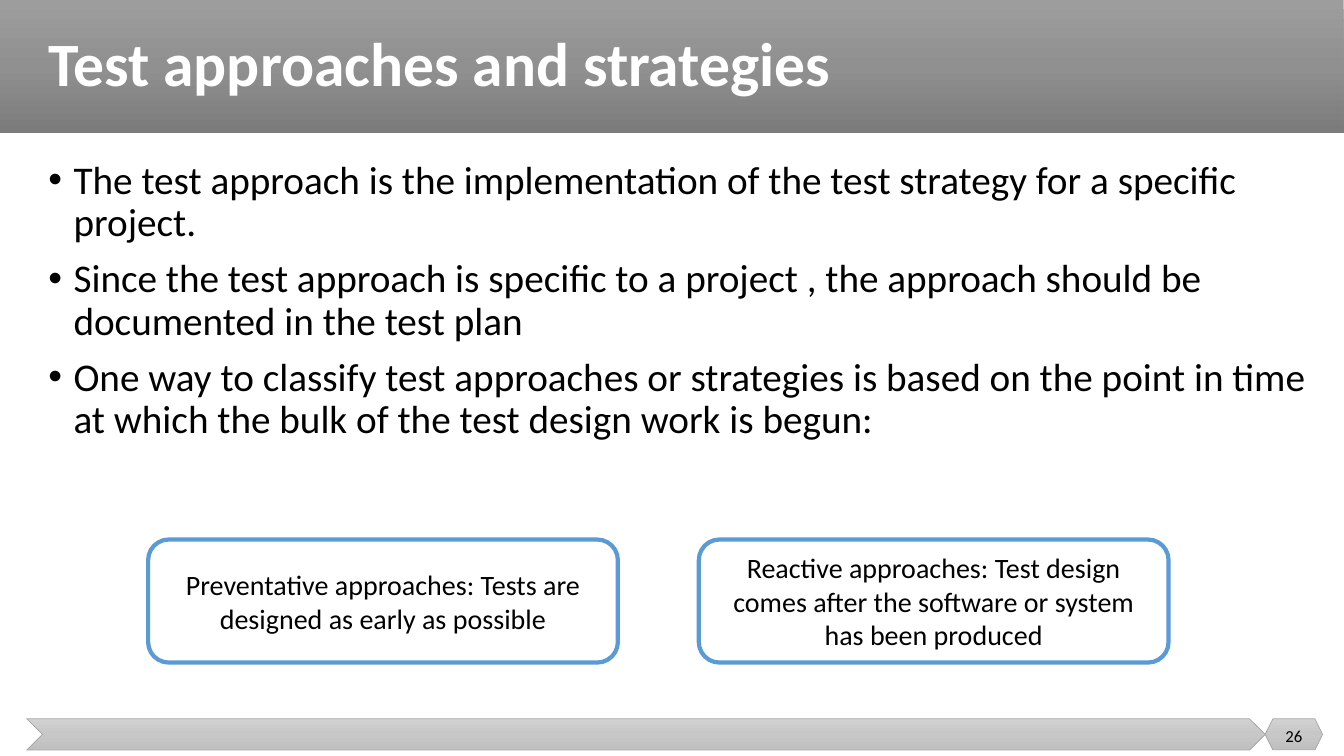
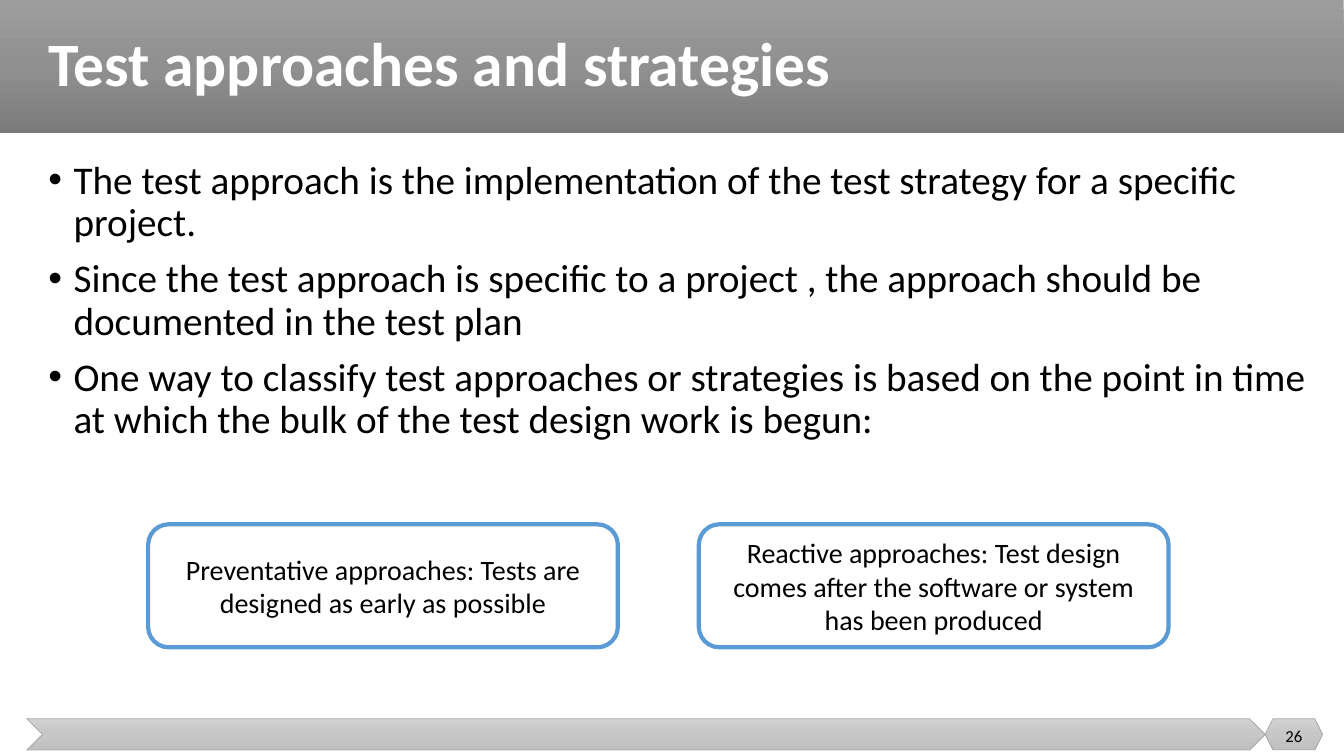
Before and after one commit to malenezi/malenezi, a slide deck: slide 26 of SE401/Lectures/5-Test Management/Test Management.pptx. Drawn at 1344x756 pixels with LibreOffice and Linux fonts; fonts in the diff are those of the drawing. Boxes give left, top, right and bottom in pixels: in the first picture for what was removed or moved away, otherwise in the second. Text is boxed around its words. In the diff, an @@ line names an element or a change of style, - is before the commit and + after.

```diff
--- a/SE401/Lectures/5-Test Management/Test Management.pptx
+++ b/SE401/Lectures/5-Test Management/Test Management.pptx
@@ rounded rectangle "Preventative approaches: Tests are designed ...": place and size @@
-rounded rectangle "Preventative approaches: Tests are designed ..." at <box>148,539,618,662</box>
+rounded rectangle "Preventative approaches: Tests are designed ..." at <box>148,524,618,647</box>
@@ rounded rectangle "Reactive approaches: Test design comes ...": place and size @@
-rounded rectangle "Reactive approaches: Test design comes ..." at <box>699,539,1169,662</box>
+rounded rectangle "Reactive approaches: Test design comes ..." at <box>699,524,1169,647</box>
```
Also in this commit, not shown: 15 other slides changed, 1 other file.
